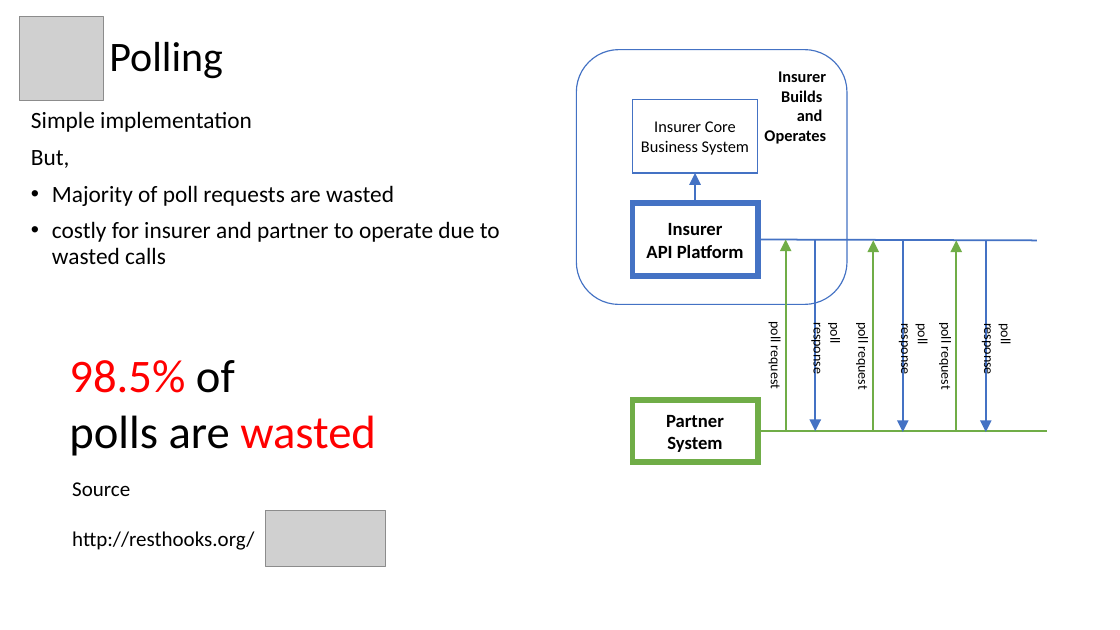
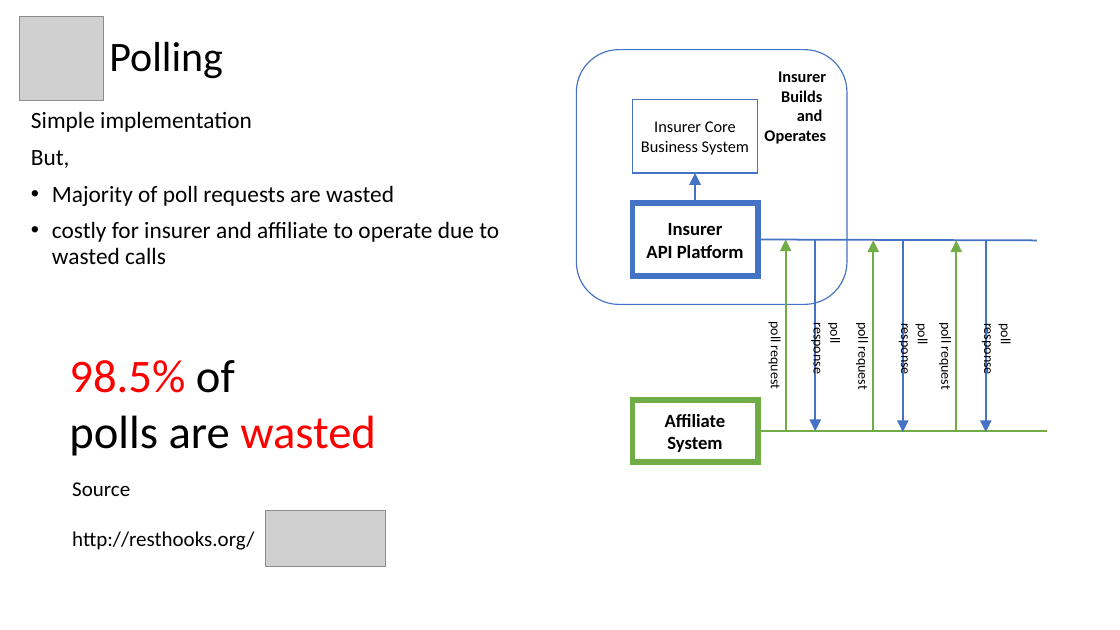
Before and after one commit to sujayathavale/outboundIntegrations, a slide deck: slide 4 of Outbound Integrations.pptx. Drawn at 1120x630 pixels with LibreOffice and Linux fonts; fonts in the diff are those of the drawing; grey boxes stand for pictures. Boxes give left, top, right and bottom in pixels: in the first picture for what was removed or moved away, otherwise in the second. Text is boxed around its words. In the diff, an @@ line names an element or a change of style, - is before the commit and + after.

Commit message:
Renamed partner to affiliate

```diff
--- a/Outbound Integrations.pptx
+++ b/Outbound Integrations.pptx
@@ text at (x1=52, y1=221, x2=499, y2=264): text changed @@
-• costly for insurer and partner to operate due to wasted calls
+• costly for insurer and affiliate to operate due to wasted calls
@@ text in rectangle at (x1=665, y1=414, x2=726, y2=427): text changed @@
-Partner
+Affiliate
```
Also in this commit, not shown: 7 other slides changed.
